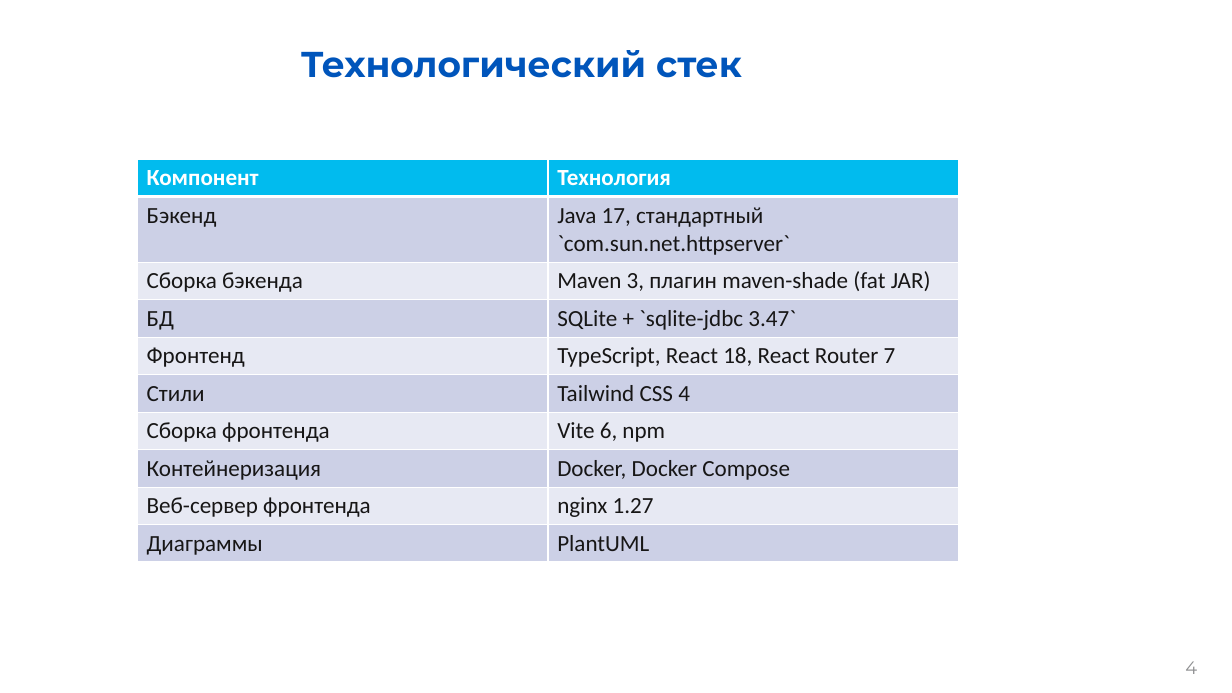
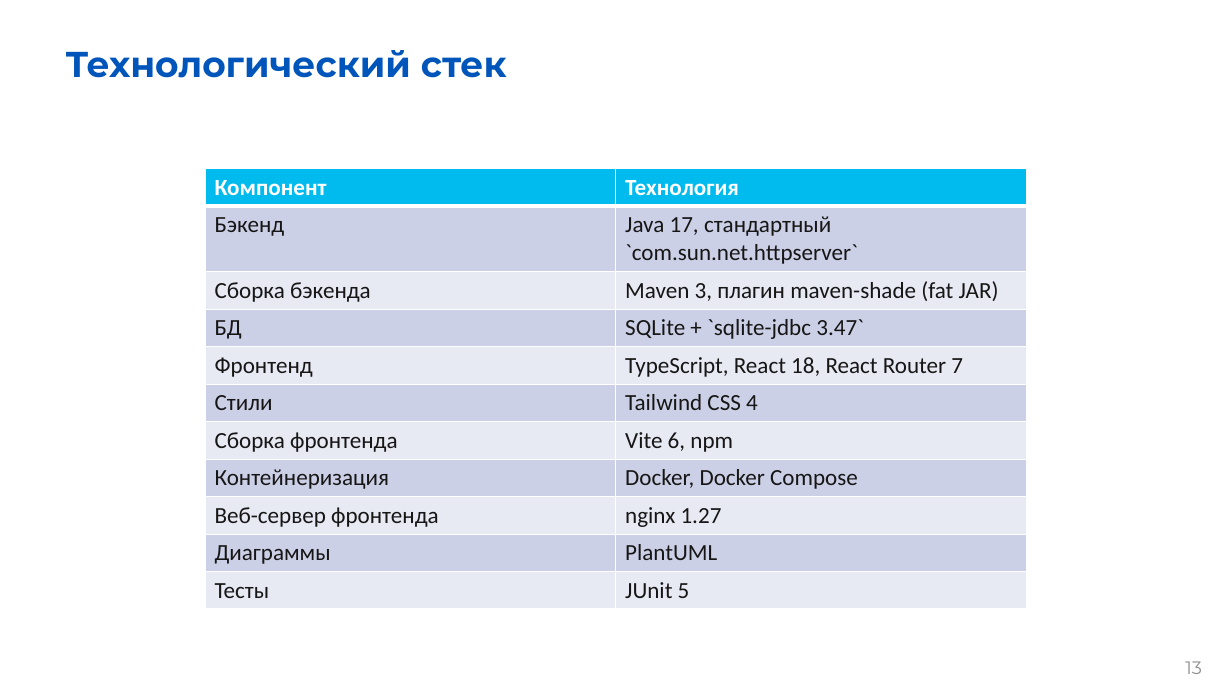
Before and after one commit to kmozgovoj11-rgb/bank_simulator, a slide deck: slide 13 of Презентация.pptx (slide 4 before the commit). Drawn at 1232x693 pixels with LibreOffice and Linux fonts; fonts in the diff are those of the drawing; background and template pictures are left out. Boxes give left, top, right and bottom in pixels: in the first picture for what was removed or moved away, otherwise in the second. Text is boxed around its words. In the diff, an @@ line names an element or a change of style, - is before the commit and + after.

```diff
--- a/Презентация.pptx
+++ b/Презентация.pptx
@@ title "Технологический стек" at (x1=66, y1=50, x2=507, y2=78): alignment centre to left @@
@@ table at (x1=205, y1=169, x2=1026, y2=609) @@
+row 11: Тесты | JUnit 5
@@ table resized from (x1=138, y1=159, x2=958, y2=561) to (x1=205, y1=169, x2=1026, y2=609) @@
@@ page number at (x1=1185, y1=661, x2=1202, y2=674): text changed @@
-4
+13
```
Also in this commit, not shown: 15 other slides changed, 16 slides added, 2 slides removed.
